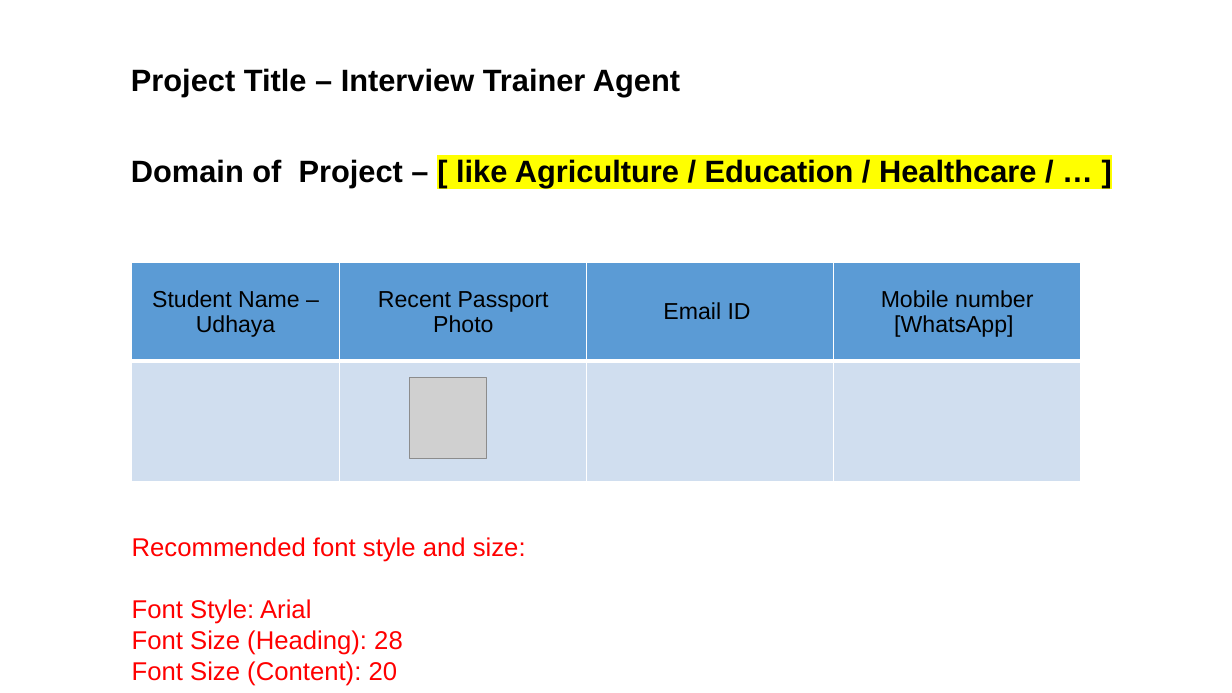
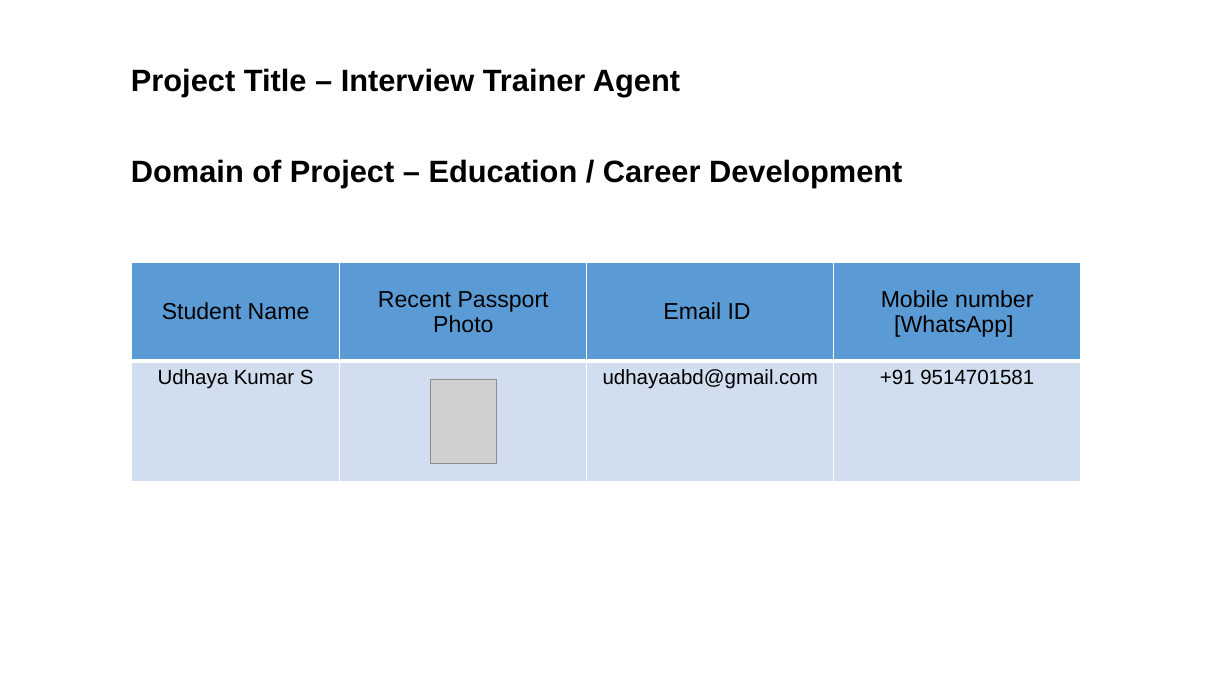
Before and after one commit to udhaya-0811/Interview-Trainer-Agent-Project, a slide deck: slide 2 of Interview_Trainer_Agent_Submission.pptx. Drawn at 1232x693 pixels with LibreOffice and Linux fonts; fonts in the diff are those of the drawing; grey boxes stand for pictures. Boxes give left, top, right and bottom in pixels: in the first picture for what was removed or moved away, otherwise in the second. Text is boxed around its words. In the diff, an @@ line names an element or a change of style, - is before the commit and + after.

```diff
--- a/Interview_Trainer_Agent_Submission.pptx
+++ b/Interview_Trainer_Agent_Submission.pptx
@@ text at (131, 159, 902, 188): text changed @@
-Domain of Project – [ like Agriculture / Education / Healthcare / … ]
+Domain of Project – Education / Career Development
@@ table at (131, 262, 1080, 482) @@
-row 1, column 1: Student Name – Udhaya
+row 1, column 1: Student Name
-row 2:  |  |  | 
+row 2: Udhaya Kumar S |  | udhayaabd@gmail.com | +91 9514701581
@@ picture: place and size @@
-picture at (409, 378, 486, 459)
+picture at (431, 379, 496, 464)
@@ text removed at (132, 537, 526, 686) @@
-Recommended font style and size:
-Font Style: Arial
-Font Size (Heading): 28
-Font Size (Content): 20
```
Also in this commit, not shown: 11 other slides changed, 2 slides added, 3 slides removed, 2 other files.
